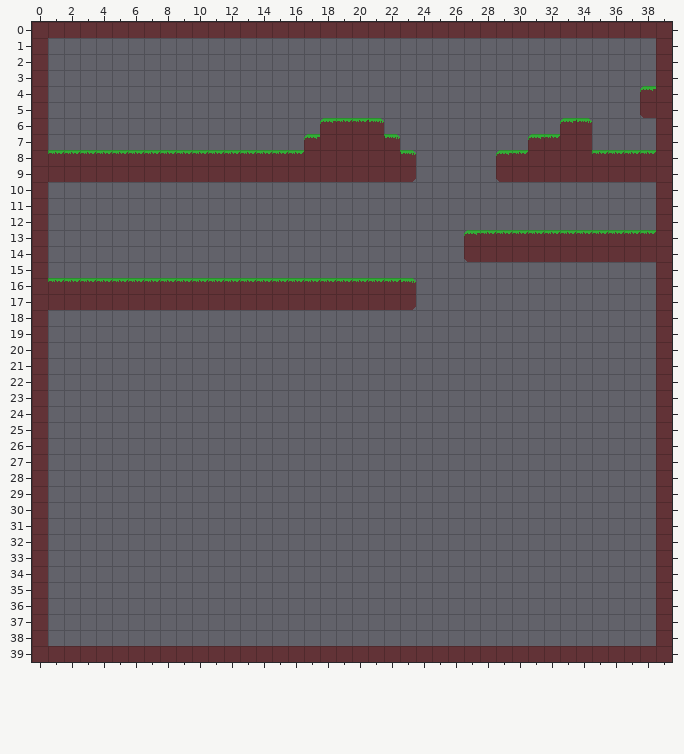
Tiled map -- maps/level1.tmx. The first picture shows the starting point.
Cells are 16x16 px. Shown: x 0..39, y 0..39.
And afterwards:
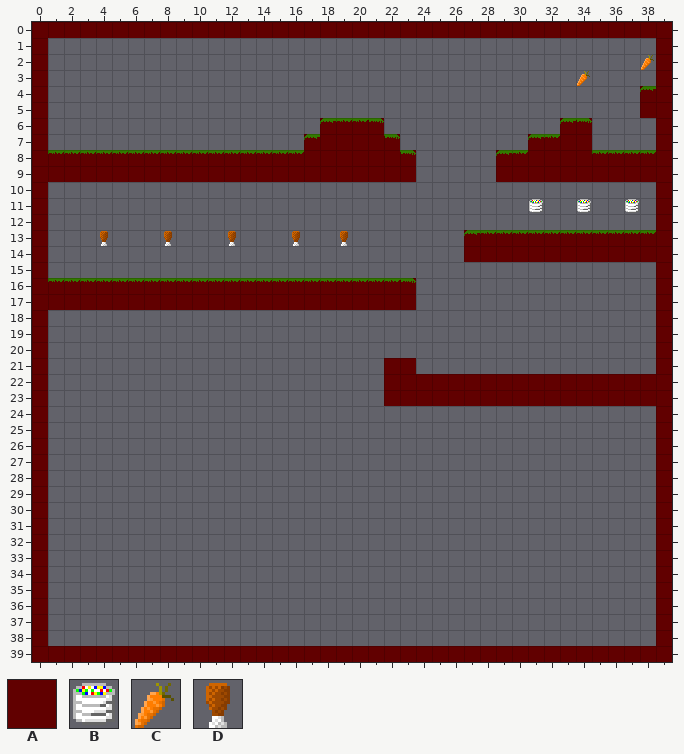
Key: from "Grass": A 17; from "collects": B 0, C 1, D 2.
_ is an empty cell.
Tiles of an added or newly shown layer are drawn over the layers below it.
Diff:
Layer "Collides" (now shown):
y 0: x 0..39 ________________________________________ -> AAAAAAAAAAAAAAAAAAAAAAAAAAAAAAAAAAAAAAAA
y 1..3: x 0 _ -> A; x 39 _ -> A
y 4..5: x 0 _ -> A; x 38..39 __ -> AA
y 6: x 0 _ -> A; x 18..21 ____ -> AAAA; x 33..34 __ -> AA; x 39 _ -> A
y 7: x 0 _ -> A; x 17..22 ______ -> AAAAAA; x 31..34 ____ -> AAAA; x 39 _ -> A
y 8..9: x 0..23 ________________________ -> AAAAAAAAAAAAAAAAAAAAAAAA; x 29..39 ___________ -> AAAAAAAAAAA
y 10..12: x 0 _ -> A; x 39 _ -> A
y 13..14: x 0 _ -> A; x 27..39 _____________ -> AAAAAAAAAAAAA
y 15: x 0 _ -> A; x 39 _ -> A
y 16..17: x 0..23 ________________________ -> AAAAAAAAAAAAAAAAAAAAAAAA; x 39 _ -> A
y 18..38: x 0 _ -> A; x 39 _ -> A
y 39: x 0..39 ________________________________________ -> AAAAAAAAAAAAAAAAAAAAAAAAAAAAAAAAAAAAAAAA
Layer "Powerups" (added):
y 2: x 38 _ -> C
y 3: x 34 _ -> C
y 11: x 31 _ -> B; x 34 _ -> B; x 37 _ -> B
y 13: x 4 _ -> D; x 8 _ -> D; x 12 _ -> D; x 16 _ -> D; x 19 _ -> D
y 21: x 22..23 __ -> AA
y 22..23: x 22..38 _________________ -> AAAAAAAAAAAAAAAAA
Pixel boxes of the changes (left, top, right, bottom) in both pictures:
added: (32, 22, 672, 662)
